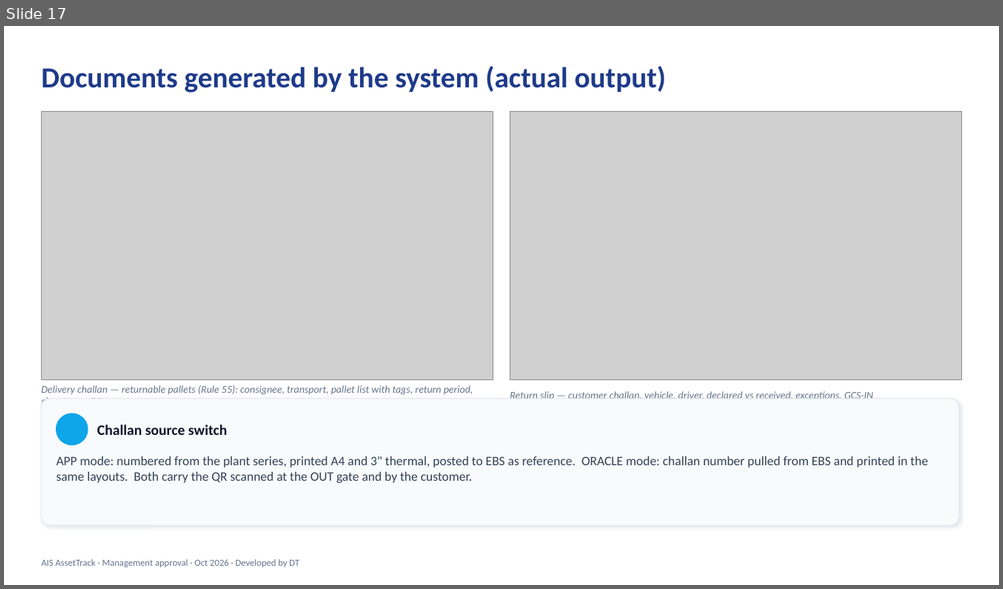
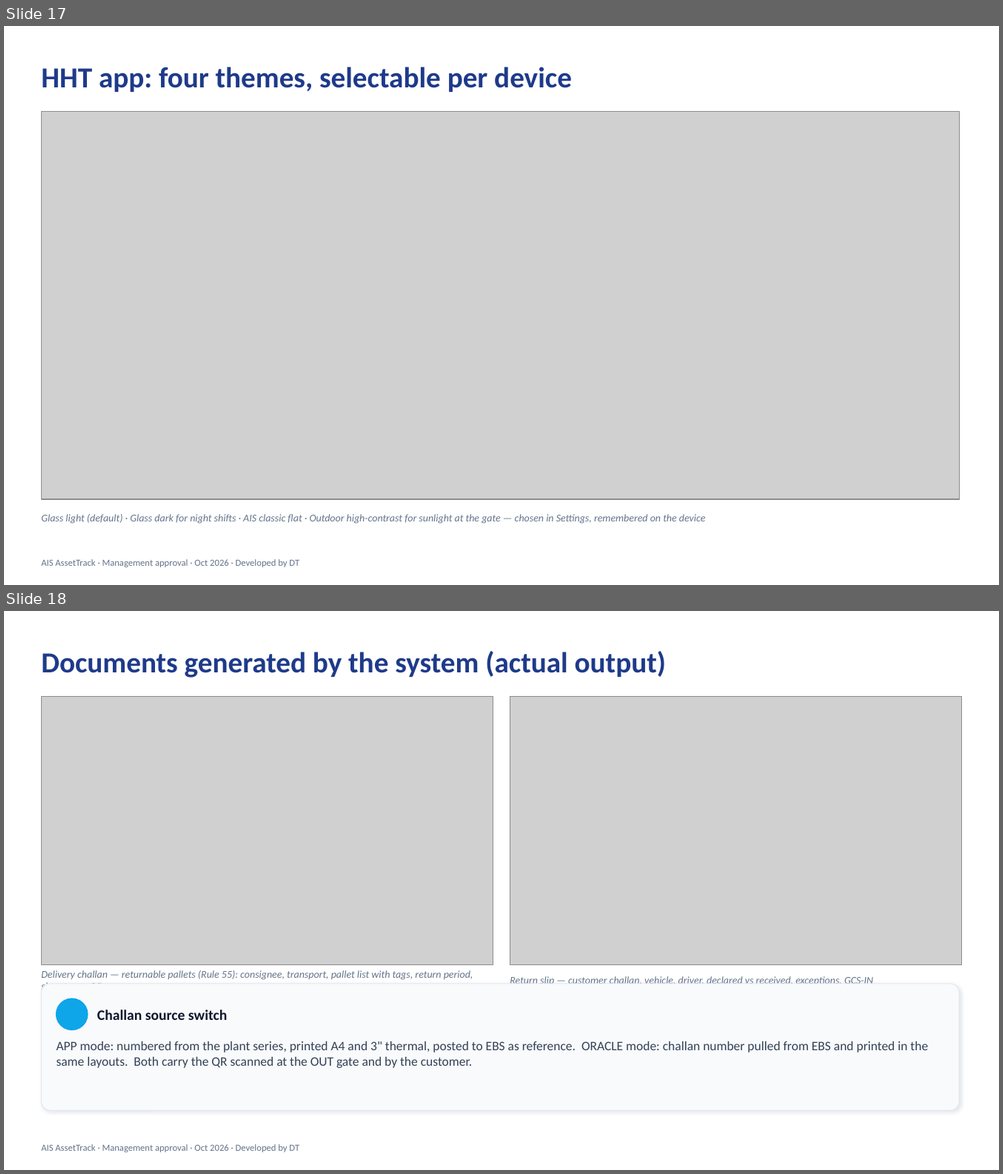
Before and after one commit to dhanaah/ais-assettrack, a slide deck: docs/AIS_AssetTrack_Management_Approval.pptx. Shown one above the other, each under a label of ours: slide 17 before the commit, slides 17 and 18 after it. The pictures are 1003x589 and 1003x1174 pixels, drawn with LibreOffice and Linux fonts; fonts in the diff are those of the drawing; grey boxes stand for pictures; background and template pictures are left out. Boxes give left, top, right and bottom in pixels: in the first picture for what was removed or moved away, otherwise in the second. Text is boxed around its words. In the diff, an @@ line names an element or a change of style, - is before the commit and + after.

```diff
--- a/docs/AIS_AssetTrack_Management_Approval.pptx
+++ b/docs/AIS_AssetTrack_Management_Approval.pptx
@@ slide 17 added at bbox=[4, 26, 999, 585], background #FFFFFF; not listed: 1 template element that a slide beside it also shows @@
@@ title added at bbox=[41, 67, 572, 92], 28 pt, text #1E3A8A, bold @@
+HHT app: four themes, selectable per device
@@ picture added at bbox=[41, 112, 959, 500] @@
@@ text added at bbox=[41, 514, 706, 524], 10 pt, text #64748B, italic @@
+Glass light (default) · Glass dark for night shifts · AIS classic flat · Outdoor high-contrast for sunlight at the gate — chosen in Settings, remembered on the device
@@ what was slide 17 is now slide 18 @@
```
Also in this commit, not shown: 1 slide changed, 6 other files.
